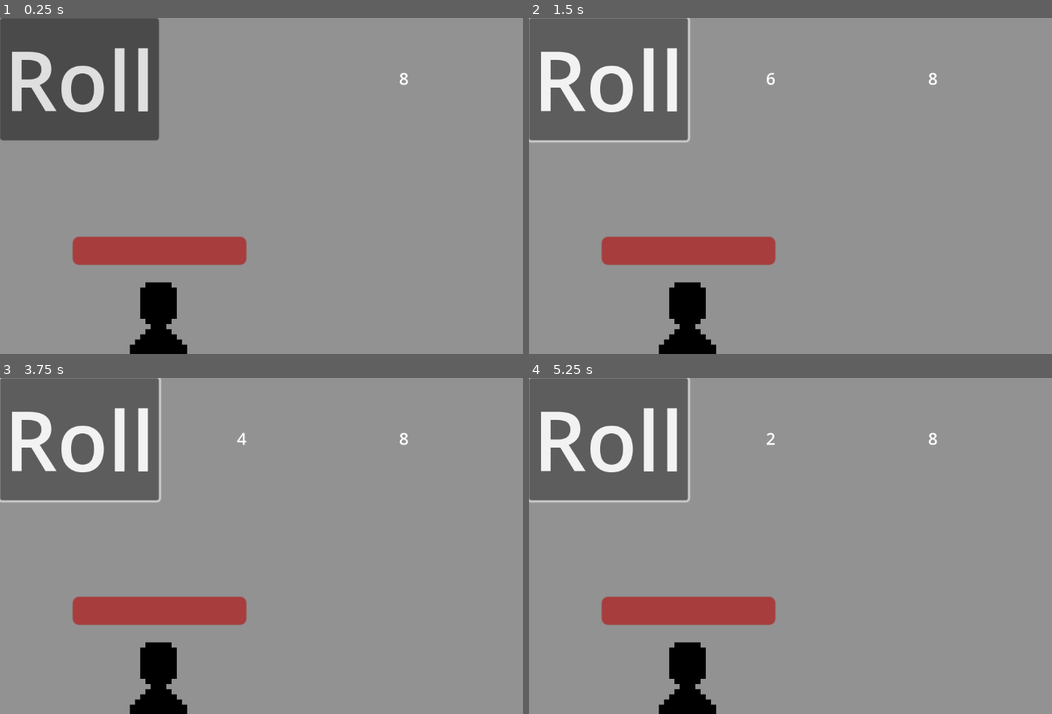
Above: before the commit, frames 1-4 (two rows, left to right).
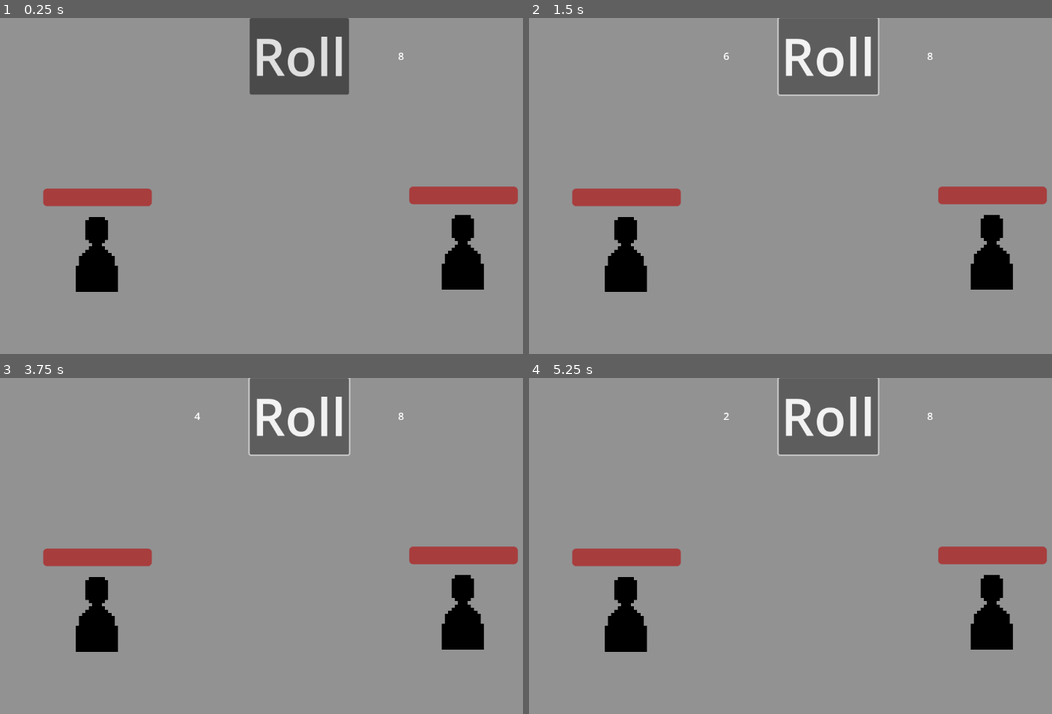
Above: after the commit, the same moments.

Repository: BobWizardLad/Dice-Temple
Game: Godot game, scene res://combat_main.tscn
Two runs of this game, one before a commit and one after it. Both use one fixed random seed, a clock stepped at 60 frames per second and the inputs below.
Inputs:
- Up to frame 1 (0.25 s): no input
- Up to frame 2 (1.5 s): click "Roll" at 0.5 s; click "Roll" at 1.25 s
- Up to frame 3 (3.75 s): click "Roll" at 2 s; tap Enter at 2.75 s; tap Space at 3.5 s
- Up to frame 4 (5.25 s): tap Enter at 4.25 s; tap Space at 5 s

The runs differ from the first frame. In frame 1, 24% of the frame differs, in the area x 0-99%, y 0-100%; in frame 2, 24%; in frame 3, 24%; in frame 4, 24%.

Commit message:
✨Giant Enemy Shadow
Enemy added to the game as a copy of the player tree. Player tree saved to a scene as Unit.tscn.

Diff:
--- /dev/null
+++ b/Dice-Temple/Unit.tscn
@@ -0,0 +1,35 @@
+[gd_scene load_steps=4 format=3 uid="uid://dtr4jqs87b4t4"]
+
+[ext_resource type="Script" path="res://Player.gd" id="1_facsw"]
+[ext_resource type="Texture2D" uid="uid://b6468kpnhoiis" path="res://unit_silhouette.png" id="2_43whn"]
+
+[sub_resource type="SpriteFrames" id="SpriteFrames_vgedg"]
+animations = [{
+"frames": [{
+"duration": 1.0,
+"texture": ExtResource("2_43whn")
+}],
+"loop": true,
+"name": &"default",
+"speed": 5.0
+}]
+
+[node name="Player" type="Node2D"]
+position = Vector2(270, 425)
+script = ExtResource("1_facsw")
+HEALTH_MAX = 8
+health = 8
+metadata/_edit_group_ = true
+
+[node name="AnimatedSprite2D" type="AnimatedSprite2D" parent="."]
+scale = Vector2(5, 5)
+sprite_frames = SubResource("SpriteFrames_vgedg")
+
+[node name="ProgressBar" type="ProgressBar" parent="."]
+self_modulate = Color(1, 0, 0, 1)
+offset_left = -85.0
+offset_top = -99.0
+offset_right = 82.0
+offset_bottom = -72.0
+max_value = 8.0
+show_percentage = false
--- a/Dice-Temple/combat_main.tscn
+++ b/Dice-Temple/combat_main.tscn
@@ -1,7 +1,8 @@
-[gd_scene load_steps=6 format=3 uid="uid://dgfnu7365whg1"]
+[gd_scene load_steps=7 format=3 uid="uid://dgfnu7365whg1"]
 
 [ext_resource type="Script" path="res://combat_main.gd" id="1_b7gf2"]
 [ext_resource type="Script" path="res://DiceService.gd" id="1_opug8"]
+[ext_resource type="PackedScene" uid="uid://dtr4jqs87b4t4" path="res://Unit.tscn" id="3_ppxcl"]
 [ext_resource type="Texture2D" uid="uid://b6468kpnhoiis" path="res://unit_silhouette.png" id="3_slgc8"]
 [ext_resource type="Script" path="res://Player.gd" id="4_m8uvx"]
 
@@ -24,18 +25,20 @@
 
 [node name="UnitService" type="Node2D" parent="."]
 
-[node name="Player" type="Node2D" parent="UnitService"]
-position = Vector2(155, 310)
+[node name="Player" parent="UnitService" instance=ExtResource("3_ppxcl")]
+
+[node name="Enemy" type="Node2D" parent="UnitService"]
+position = Vector2(833, 422)
 script = ExtResource("4_m8uvx")
 HEALTH_MAX = 8
 health = 8
 metadata/_edit_group_ = true
 
-[node name="AnimatedSprite2D" type="AnimatedSprite2D" parent="UnitService/Player"]
+[node name="AnimatedSprite2D" type="AnimatedSprite2D" parent="UnitService/Enemy"]
 scale = Vector2(5, 5)
 sprite_frames = SubResource("SpriteFrames_vgedg")
 
-[node name="ProgressBar" type="ProgressBar" parent="UnitService/Player"]
+[node name="ProgressBar" type="ProgressBar" parent="UnitService/Enemy"]
 self_modulate = Color(1, 0, 0, 1)
 offset_left = -85.0
 offset_top = -99.0
@@ -47,13 +50,13 @@
 [node name="UI" type="CanvasLayer" parent="."]
 
 [node name="HBoxContainer" type="HBoxContainer" parent="UI"]
-offset_right = 464.0
+anchors_preset = 5
+anchor_left = 0.5
+anchor_right = 0.5
+offset_left = -232.0
+offset_right = 232.0
 offset_bottom = 118.0
-
-[node name="Button" type="Button" parent="UI/HBoxContainer"]
-layout_mode = 2
-theme_override_font_sizes/font_size = 80
-text = "Roll"
+grow_horizontal = 2
 
 [node name="DieRoll" type="Label" parent="UI/HBoxContainer"]
 custom_minimum_size = Vector2(152, 118)
@@ -61,10 +64,18 @@
 horizontal_alignment = 1
 vertical_alignment = 1
 
+[node name="Button" type="Button" parent="UI/HBoxContainer"]
+layout_mode = 2
+theme_override_font_sizes/font_size = 80
+text = "Roll"
+
 [node name="HealthRead" type="Label" parent="UI/HBoxContainer"]
 custom_minimum_size = Vector2(152, 118)
 layout_mode = 2
 horizontal_alignment = 1
 vertical_alignment = 1
 
+[node name="Camera2D" type="Camera2D" parent="."]
+position = Vector2(579, 322)
+
 [connection signal="button_down" from="UI/HBoxContainer/Button" to="." method="_on_button_button_down"]
--- a/Dice-Temple/project.godot
+++ b/Dice-Temple/project.godot
@@ -17,7 +17,7 @@
 
 [display]
 
-window/stretch/scale=2.0
+window/stretch/scale=1.25
 
 [dotnet]
 
